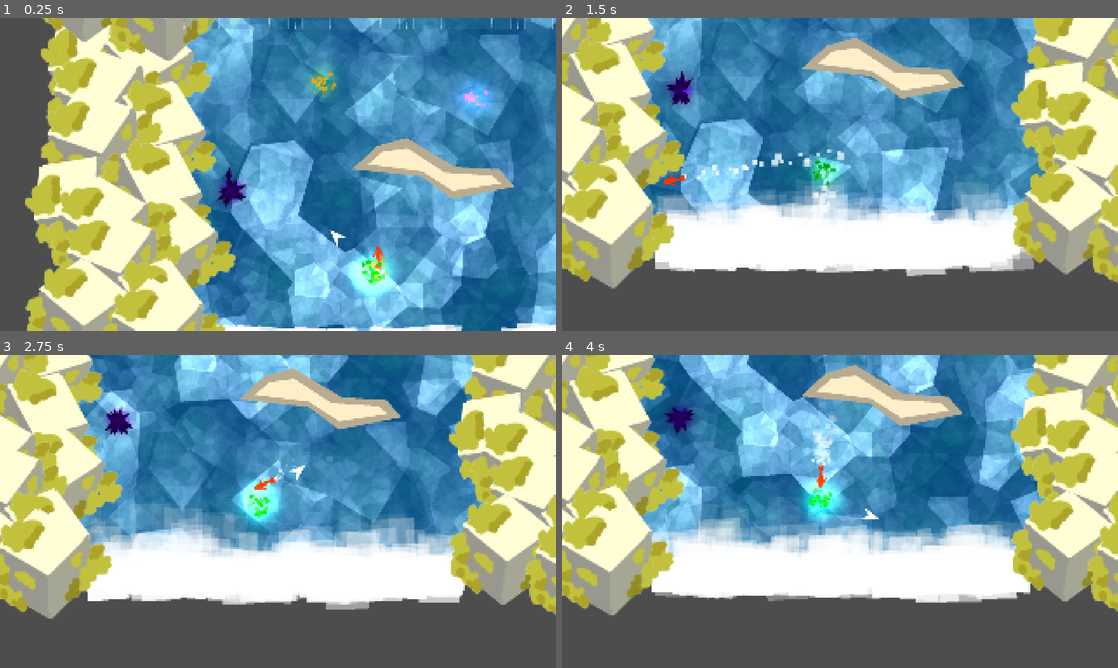
Above: before the commit, frames 1-4 (two rows, left to right).
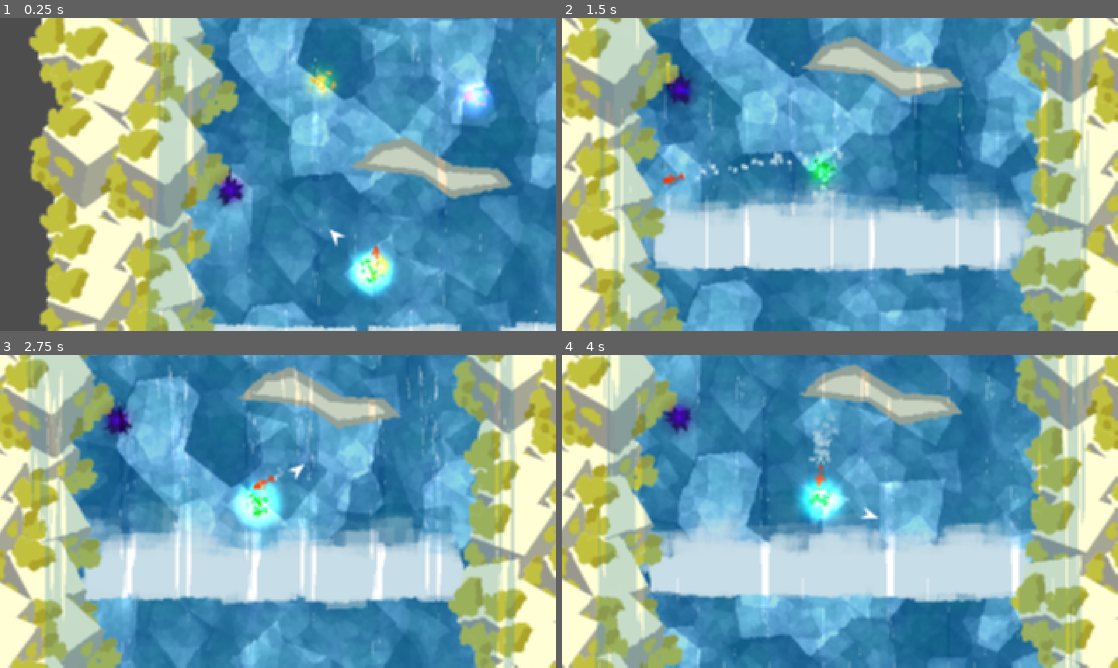
Above: after the commit, the same moments.

Repository: ojaskavathe/cascade
Game: Godot game, scene res://game.tscn
Same seed, same stepped clock (60 frames per second), same inputs: the game is played once before the commit and once after it. The engine's default icon, where the game draws it, is replaced by a stand-in: a white triangle on a blue panel in a dark square.
Inputs (mouse positions are in pixels of both pictures, inside the frame that each line leads up to):
- Up to frame 1 (0.25 s): no input
- Up to frame 2 (1.5 s): move the mouse to (962, 158) at 0.52 s; hold Space (jump) 0.53-1.28 s; hold D (right) from 0.53 s (still down); move the mouse to (728, 190) at 1.27 s; tap Space (jump) at 1.35 s
- Up to frame 3 (2.75 s): tap Space (jump) at 1.52, 1.82 s; move the mouse to (333, 442) at 2.02 s; release D (right) at 2.03 s; hold A (left) from 2.03 s (still down); hold Space (jump) from 2.03 s (still down)
- Up to frame 4 (4 s): move the mouse to (812, 574) at 2.77 s; release A (left) at 2.78 s; release Space (jump) at 2.78 s; hold D (right) from 2.78 s (still down); tap Space (jump) at 2.85, 3.02, 3.32 s; move the mouse to (1006, 558) at 3.52 s; hold Space (jump) from 3.53 s (still down)

The runs differ from the first frame. In frame 1, 64% of the frame differs, in the area x 4-100%, y 0-100%; in frame 2, 82%; in frame 3, 80%; in frame 4, 84%, in the area x 0-100%, y 0-100%.

Commit message:
End jump stuff

Diff:
--- a/assets/shader/watefall.gdshader
+++ b/assets/shader/watefall.gdshader
@@ -53,7 +53,6 @@
 		color.a = 0.0;
 	}
 
-
 	// Crate Edge Shape //
 
 	// Set the shape for the top and bottom edges. Use water_mask as shape but with other values to flatten it out horizontally.
@@ -61,7 +60,7 @@
 	water_edge -= 0.5;
 
 	// Use the same mask as for the gaps for left and right edge.
-	vec2 vertical_edge_mask = gap_mask - 0.5;
+	vec2 vertical_edge_mask = gap_mask - 0.8;
 
 	// Apply the new masks to the edges. This will make the wobble effect.
 	color.a = mix(0.0, color.a, step(UV.x + vertical_edge_mask.x * 0.2, 0.92)); // Right edge
--- a/entity/player/camera.gd
+++ b/entity/player/camera.gd
@@ -11,6 +11,7 @@
 @export var randomStrength: float = 24.0
 @export var shakeFade: float = 20.0
 @export var dashSmoothingSpeed: float = 2.0
+@export var endDashSmoothingSpeed: float = 8.0
 @export var smoothingSpeed: float = 4.0
 @export var targetOffset: Vector2 = Vector2(0, 0)
 
@@ -51,15 +52,20 @@
 	tween.tween_property(self, "zoom", Vector2(1.25, 1.25), 0.2).set_trans(Tween.TRANS_SINE)
 	camera_tween_start = tween
 
-func _on_player_exited_bash_state():
+func _on_player_exited_bash_state(end):
 	if is_instance_valid(camera_tween_start):
 		camera_tween_start.kill()
 
+
 	var tween = get_tree().create_tween()
-	tween.tween_property(self, "zoom", Vector2(1.0, 1.0), 0.2).set_trans(Tween.TRANS_SINE)
+	tween.tween_property(self, "zoom", Vector2(0.5, 0.5) if end else Vector2(1.0, 1.0), 0.2).set_trans(Tween.TRANS_SINE)
+
+	if end:
+		tween.tween_property(self, "zoom", Vector2(1.0, 1.0), 2).set_trans(Tween.TRANS_SINE)
+
 	camera_tween_end = tween
 
-	position_smoothing_speed = dashSmoothingSpeed
+	position_smoothing_speed = endDashSmoothingSpeed if end else dashSmoothingSpeed
 
 	apply_shake()
 
--- a/entity/player/player.gd
+++ b/entity/player/player.gd
@@ -1,9 +1,9 @@
 extends CharacterBody2D
 
 @export var SPEED = 10.0
-@export var JUMP_VELOCITY = -800.0
+@export var JUMP_VELOCITY = -2000.0
 @export var END_VELOCITY = -4500.0
-@export var GRAVITY = -1000.0
+@export var GRAVITY = -1200.0
 @export var DAMPENING = 2.0
 
 var bash_state = false
@@ -56,11 +56,13 @@
 			position = jump_point_position
 			move_direction = direction.normalized()
 			velocity = move_direction * (END_VELOCITY if end_jump else JUMP_VELOCITY)
+			Signals.player_exited_bash_state.emit(end_jump)
+
 			end_jump = false
 			bash_state = false
 			arrow.set_visible(false)
-			Signals.player_exited_bash_state.emit()
 			can_bash = false
+
 			$BashCooldownTimer.start()
 	else:
 		if not is_on_floor():
@@ -98,6 +100,7 @@
 	if (area.is_in_group("jump_point")):
 		in_jump_point = false
 		if (area.is_in_group("end_point")):
+			Signals.player_exited_lg.emit()
 			end_jump = false
 
 
--- a/entity/player/player.tscn
+++ b/entity/player/player.tscn
@@ -23,8 +23,6 @@
 
 [node name="Player" type="CharacterBody2D" groups=["player"]]
 script = ExtResource("1_dtk45")
-JUMP_VELOCITY = -2000.0
-GRAVITY = -1200.0
 
 [node name="CollisionShape2D" type="CollisionShape2D" parent="."]
 position = Vector2(0, -32)
--- a/entity/waterfall/waterfall.tscn
+++ b/entity/waterfall/waterfall.tscn
@@ -25,7 +25,7 @@
 shader_parameter/water_highlight = Color(1, 1, 1, 0.501961)
 shader_parameter/speed = 1.1
 shader_parameter/flow_gaps = 0.22
-shader_parameter/highlight_width = 0.04
+shader_parameter/highlight_width = 0.008
 shader_parameter/refraction_map = SubResource("NoiseTexture2D_hqa1d")
 shader_parameter/water_mask = SubResource("NoiseTexture2D_31dha")
 
--- a/game.gd
+++ b/game.gd
@@ -6,10 +6,12 @@
 @onready var player: CharacterBody2D = $Player
 
 var checkpoint_loc: Vector2
+var currentScene: Node2D
 
 func _ready():
 	Signals.kill.connect(_on_kill)
 	Signals.new_checkpoint.connect(_new_checkpoint)
+	Signals.player_exited_lg.connect(_new_lg)
 
 	checkpoint_loc = first_level.get_node("SpawnJumpPoint").position
 
@@ -20,7 +22,7 @@
 func _on_kill():
 	# get_tree().call_deferred("reload_current_scene")
 	spawn_confetti(player.position)
-	print("respawn: ", checkpoint_loc)
+	# print("respawn: ", checkpoint_loc)
 	player.position = checkpoint_loc
 	player.jump_point_position = checkpoint_loc
 	player.bash_state = true
@@ -32,7 +34,22 @@
 	add_child.call_deferred(confetti)
 
 func _new_checkpoint(loc, scene):
-	print("new checkpoint: ", loc)
+	# print("new checkpoint: ", loc)
 	checkpoint_loc = loc
 
+	currentScene = scene
 	scene.get_node("BottomKillzone").get_node("KillZone").monitoring = true
+
+func _new_lg():
+	var lg_ref: Node2D = currentScene.get_parent().get_parent()
+	var next_lg_idx: int = lg_ref.name.substr(3).to_int() + 1
+	var next_lg: Node2D = lg_ref.get_parent().get_node("LG_" + str(next_lg_idx));
+
+	if next_lg:
+		var left_rocks: Node2D = next_lg.get_node("LeftRocks")
+		var right_rocks: Node2D = next_lg.get_node("RightRocks")
+
+		var tween = get_tree().create_tween()
+		tween.set_parallel();
+		tween.tween_property(left_rocks, "position", Vector2(0, left_rocks.position.y), 2.5)
+		tween.tween_property(right_rocks, "position", Vector2(0, right_rocks.position.y), 2.5)
--- a/game.tscn
+++ b/game.tscn
@@ -1,9 +1,10 @@
-[gd_scene load_steps=5 format=3 uid="uid://cmwpm7ap75scu"]
+[gd_scene load_steps=6 format=3 uid="uid://cmwpm7ap75scu"]
 
 [ext_resource type="Script" path="res://game.gd" id="1_07ca5"]
 [ext_resource type="PackedScene" uid="uid://d0vrcis6rns5i" path="res://entity/player/player.tscn" id="1_oliij"]
 [ext_resource type="PackedScene" uid="uid://dqa5gpiw17hjv" path="res://entity/player/camera.tscn" id="2_2ojf5"]
 [ext_resource type="PackedScene" uid="uid://beenaw7n1s61s" path="res://level_group/lg_0.tscn" id="3_spgvv"]
+[ext_resource type="PackedScene" uid="uid://dcykdm8vsc242" path="res://level_group/lg_1.tscn" id="5_6myex"]
 
 [node name="Game" type="Node2D"]
 script = ExtResource("1_07ca5")
@@ -15,3 +16,6 @@
 [node name="LevelGroups" type="Node2D" parent="."]
 
 [node name="LG_0" parent="LevelGroups" instance=ExtResource("3_spgvv")]
+
+[node name="LG_1" parent="LevelGroups" instance=ExtResource("5_6myex")]
+position = Vector2(-146, -1768)
--- a/game/signals.gd
+++ b/game/signals.gd
@@ -3,6 +3,8 @@
 signal kill()
 signal player_moved(pos)
 signal player_entered_bash_state()
-signal player_exited_bash_state()
+signal player_exited_bash_state(bash)
+
+signal player_exited_lg()
 
 signal new_checkpoint(loc, scene)
--- a/level_group/lg_0.tscn
+++ b/level_group/lg_0.tscn
@@ -1,12 +1,11 @@
-[gd_scene load_steps=12 format=3 uid="uid://beenaw7n1s61s"]
+[gd_scene load_steps=11 format=3 uid="uid://beenaw7n1s61s"]
 
-[ext_resource type="PackedScene" uid="uid://clyk282cyamie" path="res://entity/object/debug_0.tscn" id="1_6niij"]
-[ext_resource type="PackedScene" uid="uid://b1c5iccen6h2c" path="res://level/debug_1.tscn" id="2_wvcjw"]
+[ext_resource type="PackedScene" uid="uid://clyk282cyamie" path="res://level/debug_0.tscn" id="1_6niij"]
 [ext_resource type="Shader" path="res://assets/shader/pixelate.gdshader" id="3_j37r5"]
 [ext_resource type="PackedScene" uid="uid://db6esycu3r0ut" path="res://entity/waterfall/waterfall.tscn" id="4_f443m"]
 [ext_resource type="PackedScene" uid="uid://bohi4cl1p4ipa" path="res://entity/waterfall/waterfall_background.tscn" id="5_egt5m"]
 [ext_resource type="PackedScene" uid="uid://ba2n4nf5j2cpv" path="res://entity/object/foam.tscn" id="6_0wh8e"]
-[ext_resource type="PackedScene" uid="uid://b5vpdkkyoghac" path="res://entity/object/kill_zone.tscn" id="7_7scns"]
+[ext_resource type="PackedScene" path="res://entity/object/kill_zone.tscn" id="7_7scns"]
 [ext_resource type="PackedScene" uid="uid://468m7kol4t1" path="res://entity/object/rocks.tscn" id="8_hhwa6"]
 
 [sub_resource type="ShaderMaterial" id="ShaderMaterial_7draw"]
@@ -29,9 +28,6 @@
 [node name="Debug0" parent="levels" instance=ExtResource("1_6niij")]
 position = Vector2(-14, 11)
 
-[node name="Debug1" parent="levels" instance=ExtResource("2_wvcjw")]
-position = Vector2(-1, -1818)
-
 [node name="PixelPostProcess" type="CanvasLayer" parent="."]
 layer = 100
 
@@ -46,20 +42,21 @@
 
 [node name="waterfall" parent="." instance=ExtResource("4_f443m")]
 z_index = 2
-position = Vector2(640, -400)
-scale = Vector2(8, 6)
+position = Vector2(640, 0)
+scale = Vector2(9, 16)
 metadata/_edit_lock_ = true
 
 [node name="WaterfallBackground" parent="." instance=ExtResource("5_egt5m")]
 z_index = -2
+position = Vector2(0, 373)
 
 [node name="WaterfallBackground2" parent="." instance=ExtResource("5_egt5m")]
 z_index = -2
-position = Vector2(0, -720)
+position = Vector2(0, -347)
 
 [node name="WaterfallBackground3" parent="." instance=ExtResource("5_egt5m")]
 z_index = -2
-position = Vector2(0, -1440)
+position = Vector2(0, -1067)
 
 [node name="Foam" parent="." instance=ExtResource("6_0wh8e")]
 
@@ -73,19 +70,25 @@
 position = Vector2(640, 648)
 shape = SubResource("WorldBoundaryShape2D_y6q1a")
 
-[node name="Rocks" parent="." instance=ExtResource("8_hhwa6")]
+[node name="LeftRocks" type="Node2D" parent="."]
+position = Vector2(0, 385)
 
-[node name="Rocks5" parent="." instance=ExtResource("8_hhwa6")]
+[node name="Rocks" parent="LeftRocks" instance=ExtResource("8_hhwa6")]
+
+[node name="Rocks5" parent="LeftRocks" instance=ExtResource("8_hhwa6")]
 position = Vector2(25, -1479)
 
-[node name="Rocks6" parent="." instance=ExtResource("8_hhwa6")]
+[node name="Rocks6" parent="LeftRocks" instance=ExtResource("8_hhwa6")]
 position = Vector2(11, -752)
 
-[node name="Rocks2" parent="." instance=ExtResource("8_hhwa6")]
+[node name="RightRocks" type="Node2D" parent="."]
+position = Vector2(0, 385)
+
+[node name="Rocks2" parent="RightRocks" instance=ExtResource("8_hhwa6")]
 position = Vector2(1236, 12)
 
-[node name="Rocks3" parent="." instance=ExtResource("8_hhwa6")]
+[node name="Rocks3" parent="RightRocks" instance=ExtResource("8_hhwa6")]
 position = Vector2(1252, -1460)
 
-[node name="Rocks4" parent="." instance=ExtResource("8_hhwa6")]
+[node name="Rocks4" parent="RightRocks" instance=ExtResource("8_hhwa6")]
 position = Vector2(1248, -764)
--- /dev/null
+++ b/level_group/lg_1.tscn
@@ -0,0 +1,97 @@
+[gd_scene load_steps=12 format=3 uid="uid://dcykdm8vsc242"]
+
+[ext_resource type="PackedScene" uid="uid://clyk282cyamie" path="res://level/debug_0.tscn" id="1_3gg2f"]
+[ext_resource type="PackedScene" uid="uid://b1c5iccen6h2c" path="res://level/debug_1.tscn" id="2_4byue"]
+[ext_resource type="Shader" path="res://assets/shader/pixelate.gdshader" id="3_5tkm3"]
+[ext_resource type="PackedScene" uid="uid://db6esycu3r0ut" path="res://entity/waterfall/waterfall.tscn" id="4_mr0ug"]
+[ext_resource type="PackedScene" uid="uid://bohi4cl1p4ipa" path="res://entity/waterfall/waterfall_background.tscn" id="5_e8jay"]
+[ext_resource type="PackedScene" uid="uid://ba2n4nf5j2cpv" path="res://entity/object/foam.tscn" id="6_ua02a"]
+[ext_resource type="PackedScene" path="res://entity/object/kill_zone.tscn" id="7_mekiy"]
+[ext_resource type="PackedScene" uid="uid://468m7kol4t1" path="res://entity/object/rocks.tscn" id="8_f52tn"]
+
+[sub_resource type="ShaderMaterial" id="ShaderMaterial_7draw"]
+shader = ExtResource("3_5tkm3")
+shader_parameter/x = 320
+shader_parameter/y = 180
+
+[sub_resource type="WorldBoundaryShape2D" id="WorldBoundaryShape2D_lphgc"]
+normal = Vector2(1, 0)
+distance = -480.0
+
+[sub_resource type="WorldBoundaryShape2D" id="WorldBoundaryShape2D_y6q1a"]
+normal = Vector2(-1, 0)
+distance = -480.0
+
+[node name="LG_1" type="Node2D"]
+
+[node name="levels" type="Node2D" parent="."]
+
+[node name="Debug1" parent="levels" instance=ExtResource("1_3gg2f")]
+position = Vector2(-14, 11)
+
+[node name="Debug3" parent="levels" instance=ExtResource("2_4byue")]
+position = Vector2(-1, -1818)
+
+[node name="PixelPostProcess" type="CanvasLayer" parent="."]
+layer = 100
+
+[node name="ColorRect" type="ColorRect" parent="PixelPostProcess"]
+material = SubResource("ShaderMaterial_7draw")
+anchors_preset = 15
+anchor_right = 1.0
+anchor_bottom = 1.0
+grow_horizontal = 2
+grow_vertical = 2
+metadata/_edit_use_anchors_ = true
+
+[node name="waterfall" parent="." instance=ExtResource("4_mr0ug")]
+z_index = 2
+position = Vector2(640, -400)
+scale = Vector2(8, 6)
+metadata/_edit_lock_ = true
+
+[node name="WaterfallBackground" parent="." instance=ExtResource("5_e8jay")]
+z_index = -2
+
+[node name="WaterfallBackground2" parent="." instance=ExtResource("5_e8jay")]
+z_index = -2
+position = Vector2(0, -720)
+
+[node name="WaterfallBackground3" parent="." instance=ExtResource("5_e8jay")]
+z_index = -2
+position = Vector2(0, -1440)
+
+[node name="Foam" parent="." instance=ExtResource("6_ua02a")]
+
+[node name="KillZone" parent="." instance=ExtResource("7_mekiy")]
+
+[node name="Left" type="CollisionShape2D" parent="KillZone"]
+position = Vector2(640, 648)
+shape = SubResource("WorldBoundaryShape2D_lphgc")
+
+[node name="Right" type="CollisionShape2D" parent="KillZone"]
+position = Vector2(640, 648)
+shape = SubResource("WorldBoundaryShape2D_y6q1a")
+
+[node name="LeftRocks" type="Node2D" parent="."]
+position = Vector2(200, 0)
+
+[node name="Rocks" parent="LeftRocks" instance=ExtResource("8_f52tn")]
+
+[node name="Rocks5" parent="LeftRocks" instance=ExtResource("8_f52tn")]
+position = Vector2(25, -1479)
+
+[node name="Rocks6" parent="LeftRocks" instance=ExtResource("8_f52tn")]
+position = Vector2(11, -752)
+
+[node name="RightRocks" type="Node2D" parent="."]
+position = Vector2(-200, 0)
+
+[node name="Rocks2" parent="RightRocks" instance=ExtResource("8_f52tn")]
+position = Vector2(1236, 12)
+
+[node name="Rocks3" parent="RightRocks" instance=ExtResource("8_f52tn")]
+position = Vector2(1252, -1460)
+
+[node name="Rocks4" parent="RightRocks" instance=ExtResource("8_f52tn")]
+position = Vector2(1248, -764)
Renamed: entity/object/debug_0.tscn -> level/debug_0.tscn
